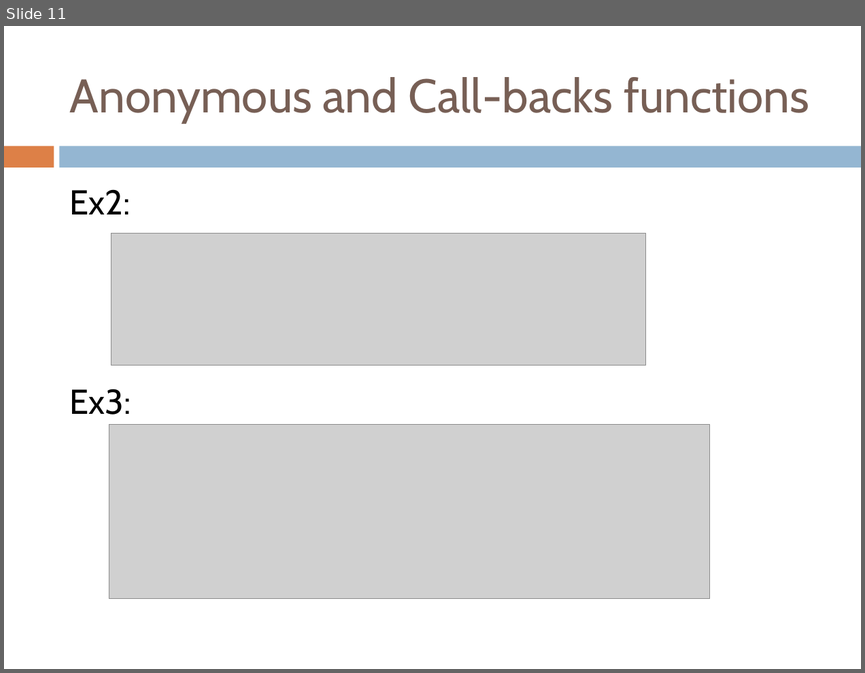
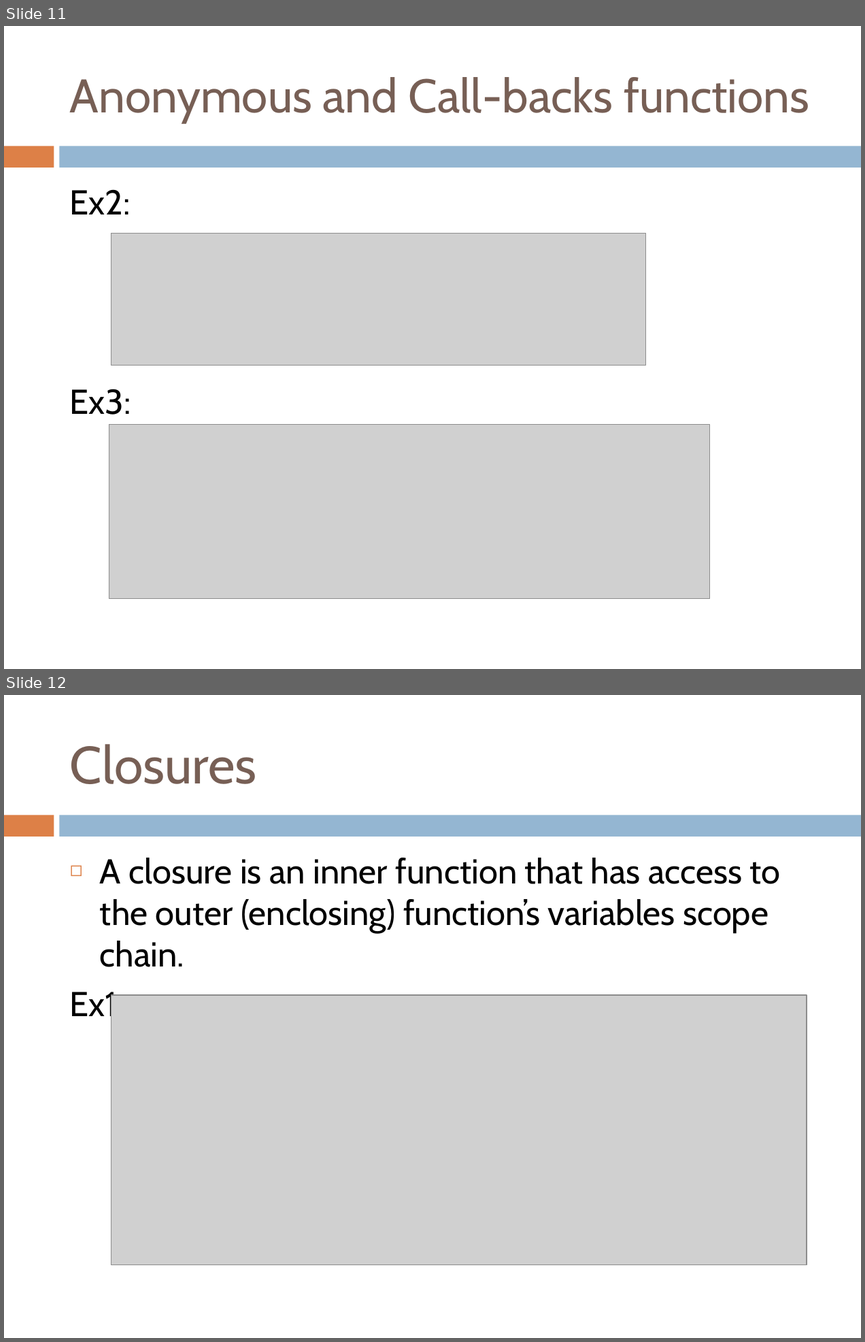
Before and after one commit to yedukondalurd/PPT, a slide deck: Advanced Javascript.pptx. Shown one above the other, each under a label of ours: slide 11 before the commit, slides 11 and 12 after it. The pictures are 865x673 and 865x1342 pixels, drawn with LibreOffice and Linux fonts; fonts in the diff are those of the drawing; grey boxes stand for pictures. Boxes give left, top, right and bottom in pixels: in the first picture for what was removed or moved away, otherwise in the second. Text is boxed around its words. In the diff, an @@ line names an element or a change of style, - is before the commit and + after.

```diff
--- a/Advanced Javascript.pptx
+++ b/Advanced Javascript.pptx
@@ slide 12 added at (x1=4, y1=695, x2=861, y2=1338), background #FFFFFF; not listed: 2 template elements that a slide beside it also shows @@
@@ title added at (x1=70, y1=744, x2=257, y2=784), 44 pt, text #775F55 @@
+Closures
@@ text added at (x1=70, y1=858, x2=780, y2=1023), 29 pt, text #000000 @@
+◻ A closure is an inner function that has access to the outer (enclosing) function’s variables scope chain.
+Ex1:
@@ picture added at (x1=111, y1=995, x2=806, y2=1265) @@
```
Also in this commit, not shown: 7 other slides added, 4 slides removed, 1 other file.
